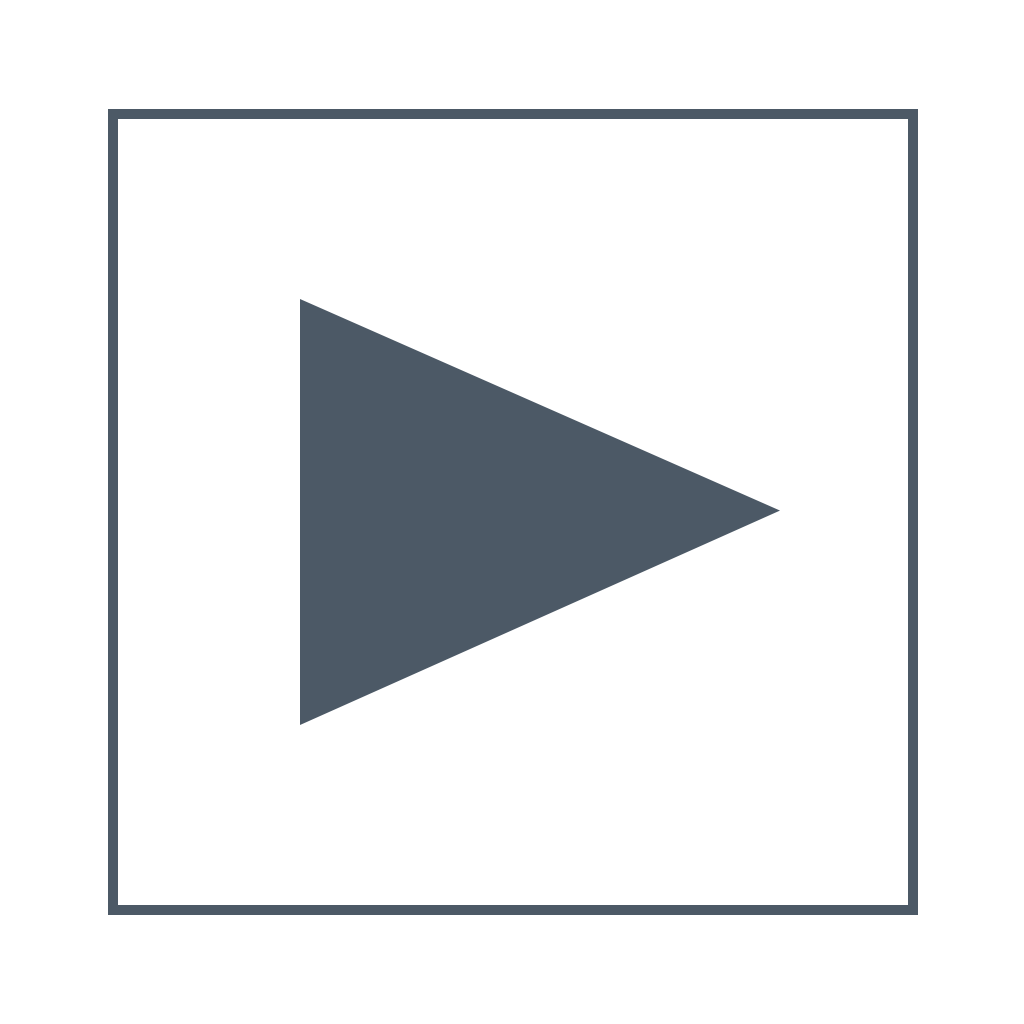
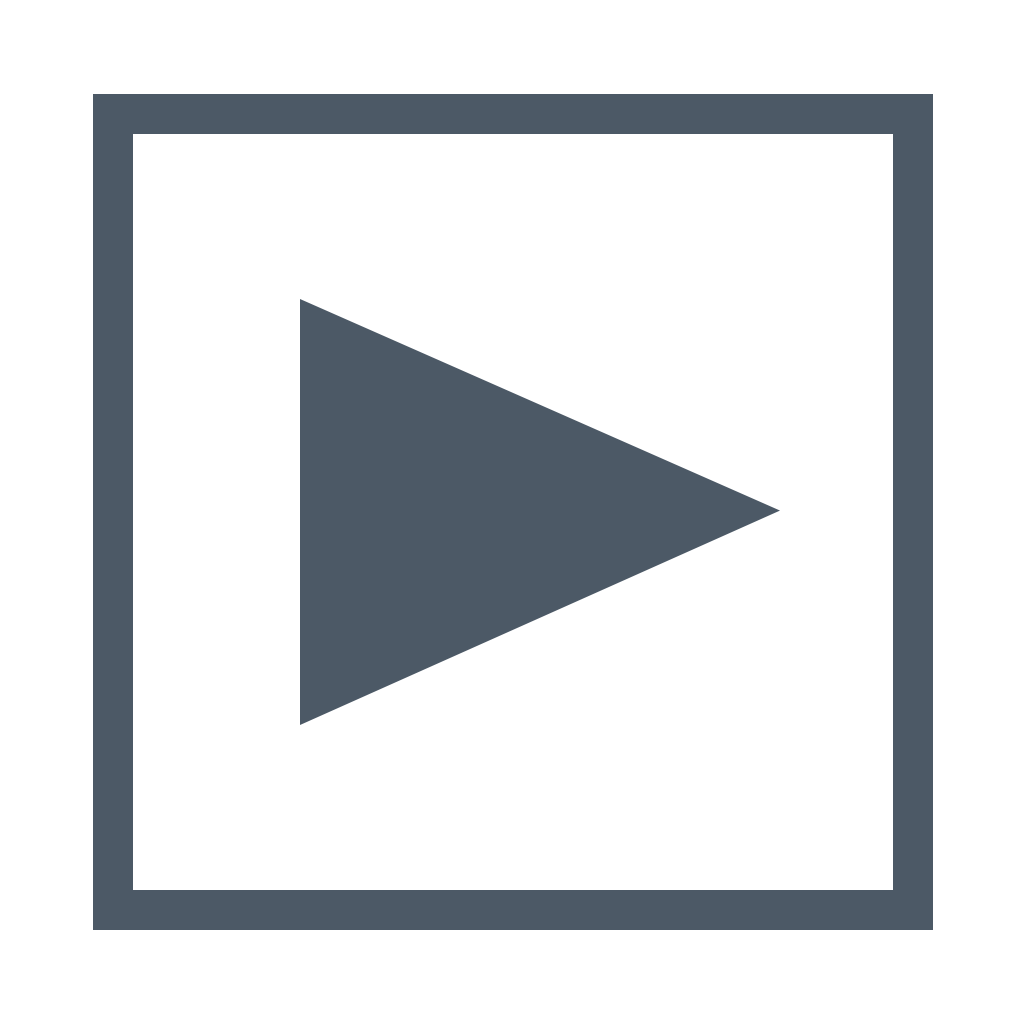
Layer changes from the first 1024 x 1024 image to the second:
painted on "Background" over <box>118,119,908,905</box>
